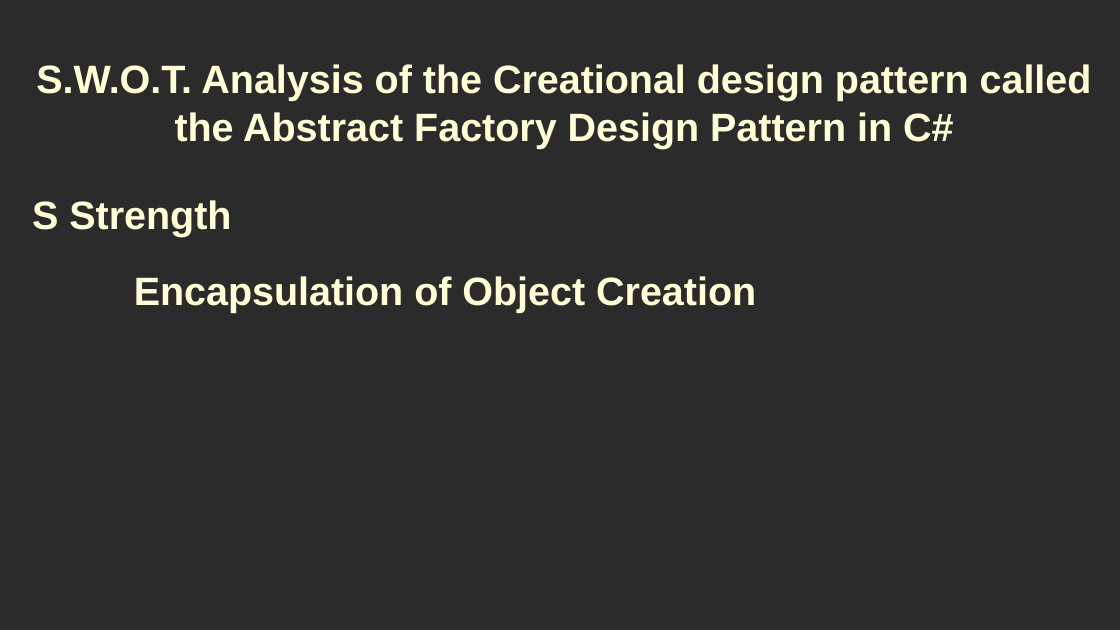
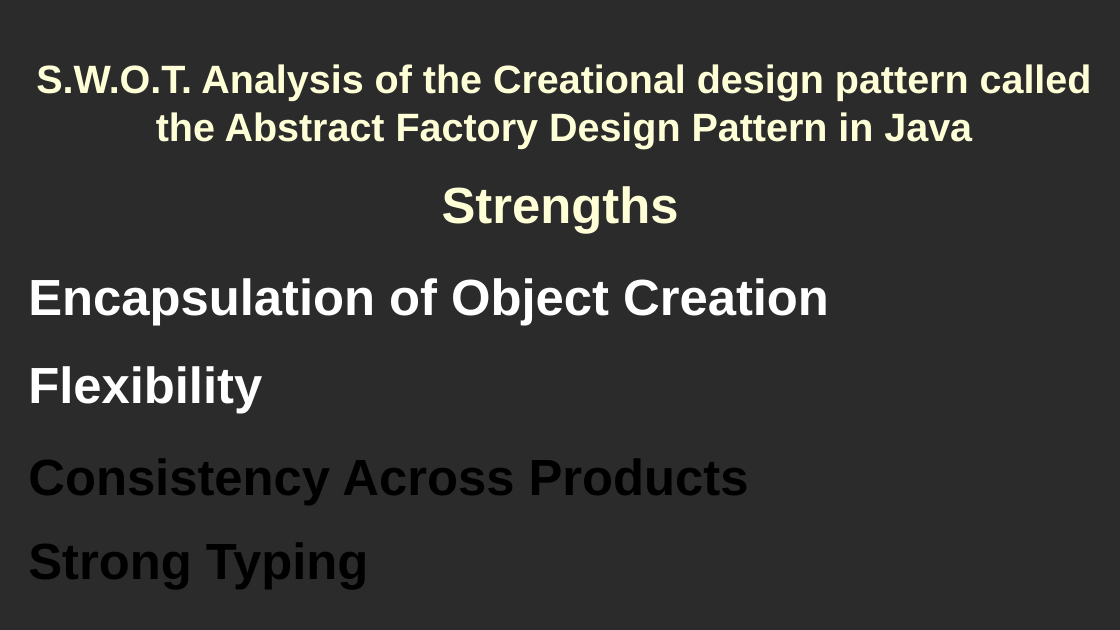
Before and after one commit to RayAndrade/JavaStudy, a slide deck: slide 7 of Creational/AbstractFactory/swot/swot.odp (slide 4 before the commit). Drawn at 1120x630 pixels with LibreOffice and Linux fonts; fonts in the diff are those of the drawing; background and template pictures are left out; a plain dark background stands for a picture behind light text. Boxes give left, top, right and bottom in pixels: in the first picture for what was removed or moved away, otherwise in the second. Text is boxed around its words. In the diff, an @@ line names an element or a change of style, - is before the commit and + after.

```diff
--- a/Creational/AbstractFactory/swot/swot.odp
+++ b/Creational/AbstractFactory/swot/swot.odp
@@ title at <box>36,64,1092,148</box>: text changed @@
-S.W.O.T. Analysis of the Creational design pattern called the Abstract Factory Design Pattern in C#
+S.W.O.T. Analysis of the Creational design pattern called the Abstract Factory Design Pattern in Java
@@ title removed at <box>32,200,231,237</box> @@
-S Strength
@@ title added at <box>442,186,679,234</box>, 36 pt, text #FFFFD7, bold @@
+Strengths
@@ title "Encapsulation of Object Creation" at <box>28,278,829,326</box>: size 28 to 36 pt, text colour #FFFFD7 to #FFFFFF @@
@@ title added at <box>28,366,262,414</box>, 36 pt, text #FFFFFF, bold @@
+Flexibility
@@ title added at <box>28,459,749,505</box>, 36 pt, text #000000, bold @@
+Consistency Across Products
@@ title added at <box>28,543,368,589</box>, 36 pt, text #000000, bold @@
+Strong Typing
```
Also in this commit, not shown: 19 other slides changed, 6 slides added, 36 other files.
